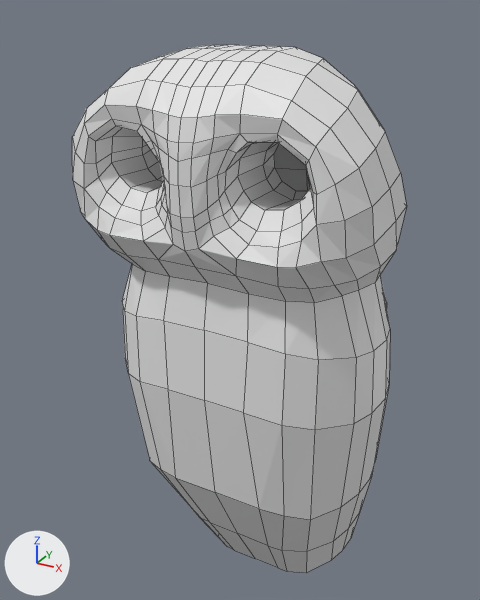
The Blender file Owl_statue.blend as it was, and as the next commit left it.
Camera for both pictures: a 50 mm camera at (3.73, -5.62, 1.49) aimed at (-0.69, 2.4, -2.53). Every picture has the same lights, and +X, +Y and +Z are marked at lower left. Mesh edges are drawn as thin lines.
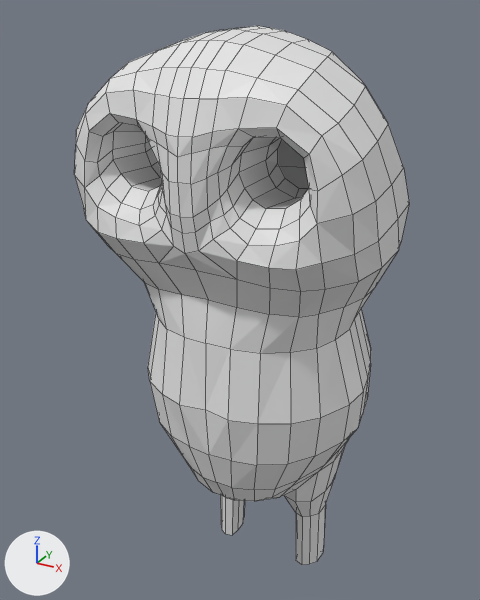
Commit message: started to create the feet of the owl

What differs and where, as boxes [x1, y1, x2, y2] in the pictures (480 x 600 px):
'Plane', reshaped, rescaled: before [72, 45, 407, 573]; after [74, 26, 409, 565]
part 1 of me_plane, built on: before [72, 45, 396, 573]; after [74, 26, 399, 565]

Edits to the bpy script that builds the scene:
```text
Change me_plane:
    used by ob_plane; location = (-0.06, 0.04, -0.56); rotation_euler = (1.676, 0.0, 0.0), in degrees (96, 0, 0); scale = (0.0838, 0.0838, 0.0838)
    remove me_plane.from_pydata(...)  # 260 vertices, 231 faces; spans x 0.0..23.5, y -79.0..18.2, z -54.2..0.7
    add me_plane.from_pydata(...)  # 330 vertices, 301 faces; spans x 0.0..23.5, y -72.0..19.1, z -42.4..0.7
    me_plane part 1
    14 vertices are removed from x 0.0..14.2, y -79.0..-76.0, z -54.2..-12.8
    13 faces are deleted
    5 vertices in x 1.9..2.2, y 15.6..18.2, z -24.6..-4.3 move by (0.0, 0.7, -0.1)
    4 vertices in x 0.0, y 13.9..18.1, z -28.0..-13.6 move by (0.0, 1.0, -0.1)
    4 vertices in x 3.1..3.7, y -0.1..8.5, z -1.4..-0.8 move by (0.1, 0.0, 0.2)
    152 vertices move from x 0.0..22.7, y -65.0..18.2, z -51.4..-0.3 to x 0.0..22.7, y -46.6..18.7, z -42.4..-0.1
    84 vertices are added at x 0.0..13.3, y -72.0..-46.7, z -41.5..-3.3
    83 new faces join them
Change ob_plane:
    ob_plane.scale: (0.0838, 0.0838, 0.0838) -> (0.0838, 0.09, 0.09)
```
